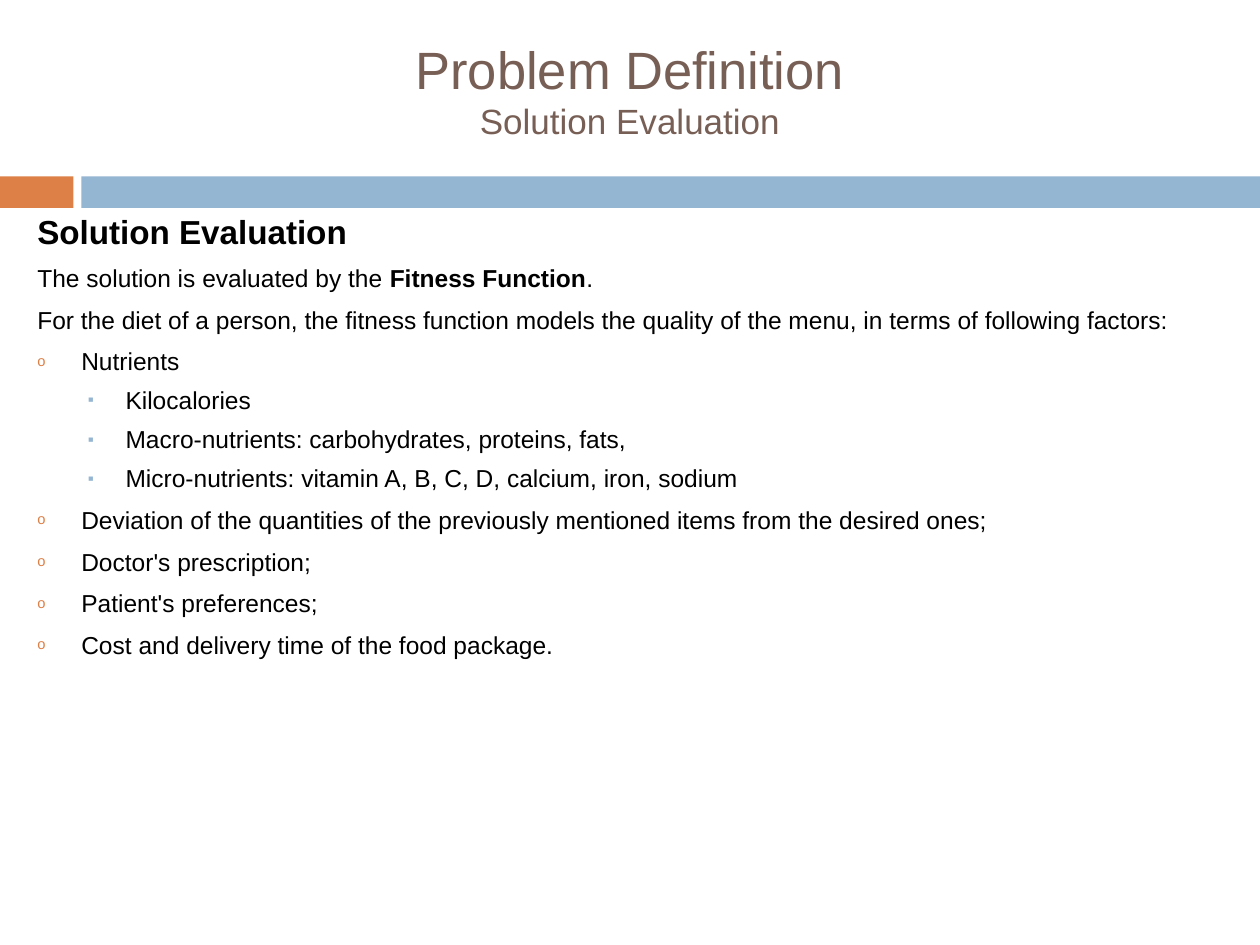
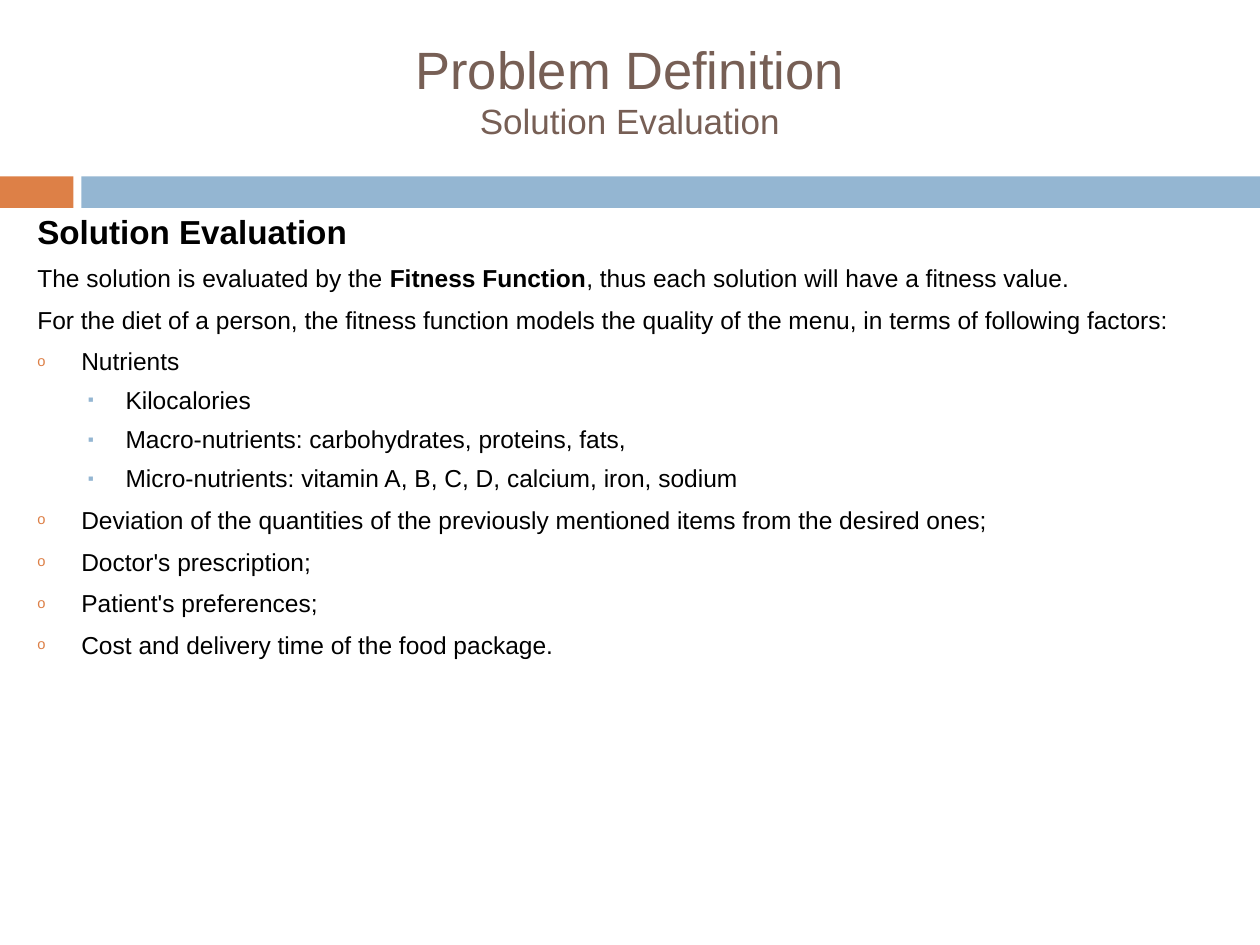
Before and after one commit to tiberiu-b/Diet4EldersDocumentation, a slide deck: slide 13 of Prezentare/TiberiuBoros.pptx. Drawn at 1260x945 pixels with LibreOffice and Linux fonts; fonts in the diff are those of the drawing; background and template pictures are left out. Boxes give left, top, right and bottom in pixels: in the first picture for what was removed or moved away, otherwise in the second. Text is boxed around its words. In the diff, an @@ line names an element or a change of style, - is before the commit and + after.

```diff
--- a/Prezentare/TiberiuBoros.pptx
+++ b/Prezentare/TiberiuBoros.pptx
@@ text at bbox=[37, 269, 1068, 292]: text changed @@
-The solution is evaluated by the Fitness Function.
+The solution is evaluated by the Fitness Function, thus each solution will have a fitness value.
```
Also in this commit, not shown: 12 other slides changed, 14 slides added, 6 slides removed, 1 other file.
